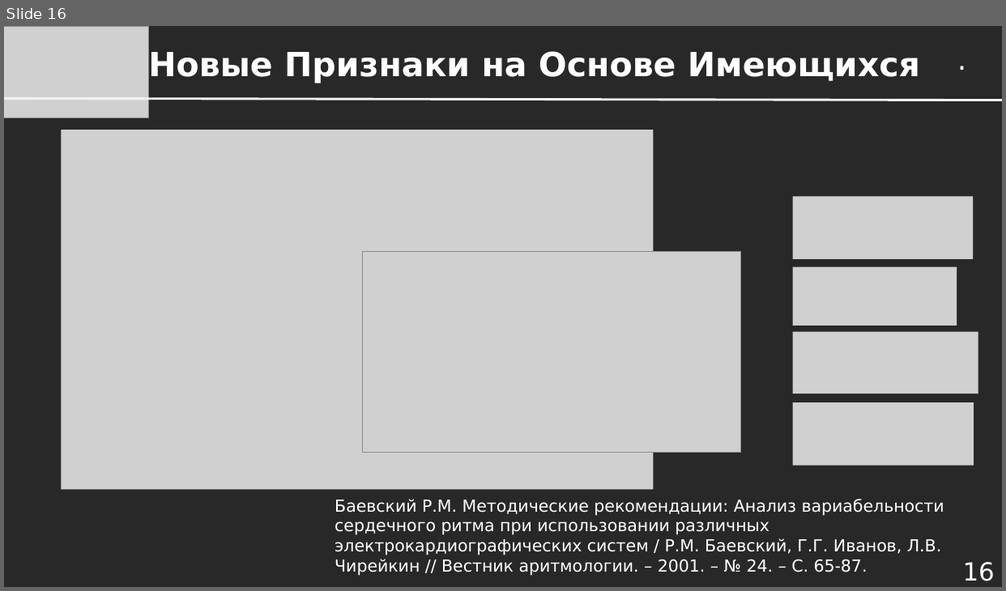
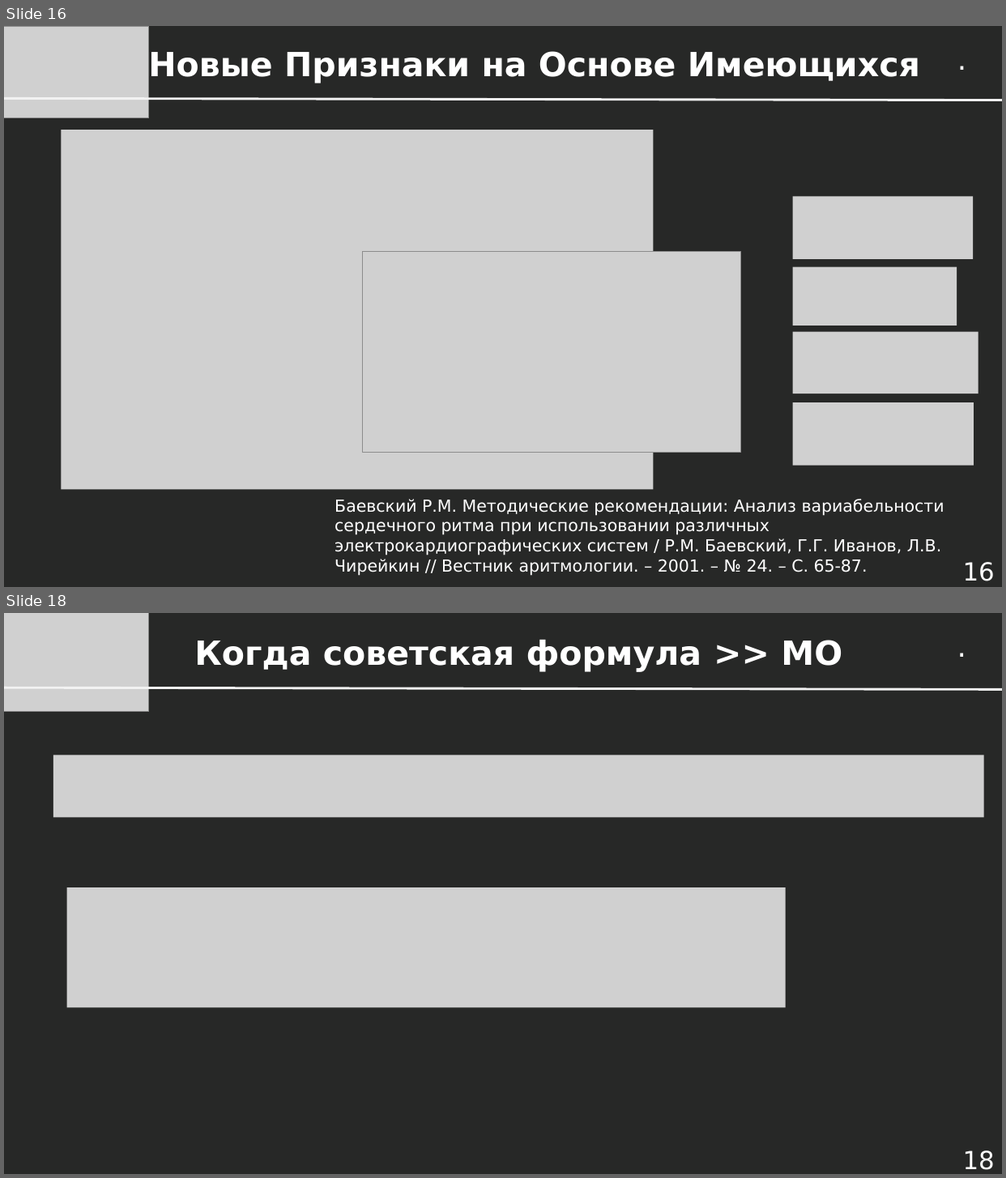
Before and after one commit to dayekb/Study, a slide deck: rus/UrFU/SberML/2023/Presentations/Лекция 1.10 - Кросс-валидация и Конструирование Признаков.pptx. Shown one above the other, each under a label of ours: slide 16 before the commit, slides 16 and 18 after it; the slides between them are not shown. The pictures are 1006x591 and 1006x1178 pixels, drawn with LibreOffice and Linux fonts; fonts in the diff are those of the drawing; grey boxes stand for pictures. Boxes give left, top, right and bottom in pixels: in the first picture for what was removed or moved away, otherwise in the second. Text is boxed around its words. In the diff, an @@ line names an element or a change of style, - is before the commit and + after.

```diff
--- a/rus/UrFU/SberML/2023/Presentations/Лекция 1.10 - Кросс-валидация и Конструирование Признаков.pptx
+++ b/rus/UrFU/SberML/2023/Presentations/Лекция 1.10 - Кросс-валидация и Конструирование Признаков.pptx
@@ slide 18 added at <box>4,613,1002,1174</box>, background #272827 @@
@@ picture added at <box>4,613,149,712</box> @@
@@ text added at <box>950,624,977,667</box>, 28 pt, text #FFFFFF @@
+.
@@ title added at <box>194,639,842,672</box>, 32 pt, text #FFFFFF, bold @@
+Когда советская формула >> МО
@@ line added from (4, 688) to (1002, 689), #F2F2F2 2.25 pt @@
@@ picture added at <box>53,756,984,817</box> @@
@@ picture added at <box>67,888,786,1007</box> @@
@@ page number added at <box>963,1151,995,1170</box>, 24 pt, text #FFFFFF @@
+18
```
Also in this commit, not shown: 11 slides changed, 11 other slides added, 3 other files.
